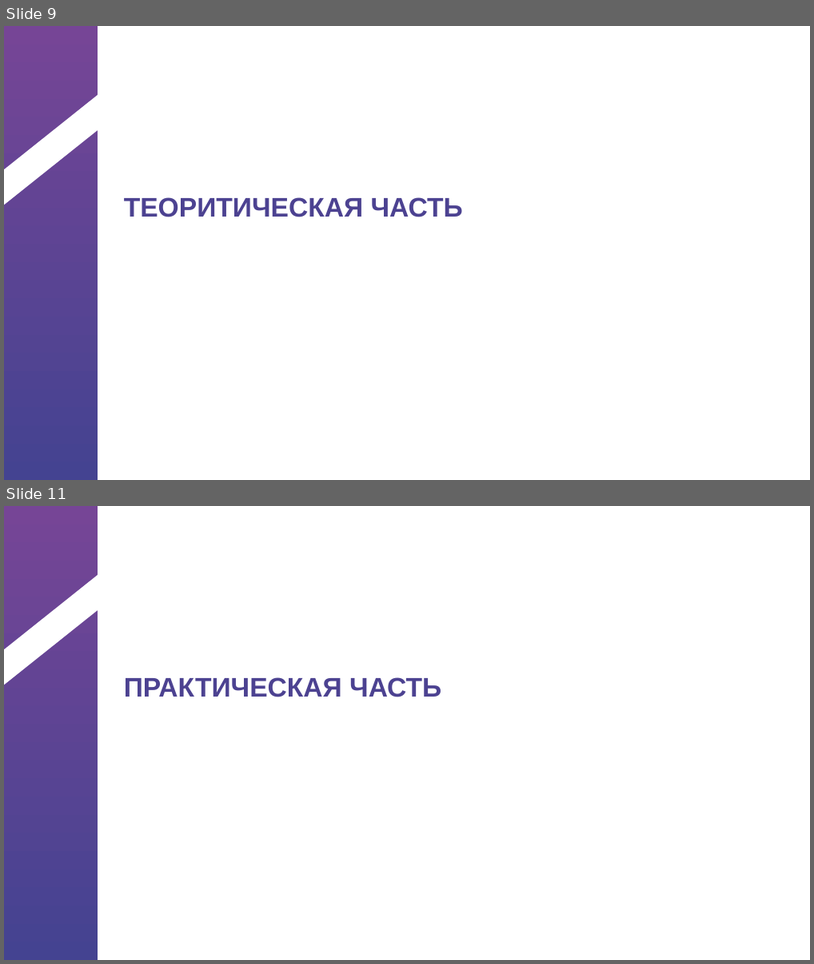
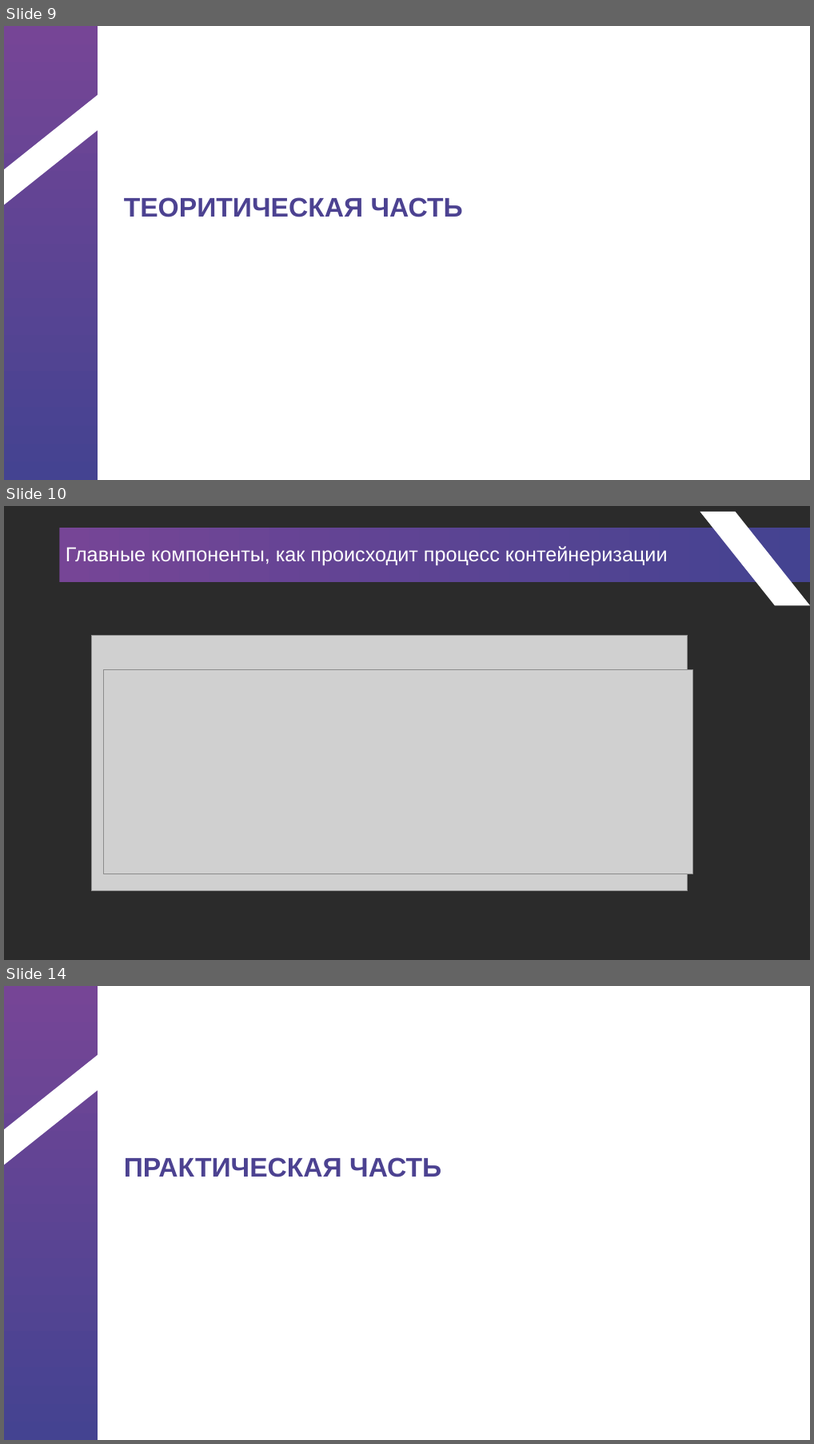
Before and after one commit to gepasgoy/IndividualProject, a slide deck: Шаблон презентации для защиты.pptx. Shown one above the other, each under a label of ours: slides 9 and 11 before the commit, slides 9, 10 and 14 after it; the slides between them are not shown. The pictures are 814x964 and 814x1444 pixels, drawn with LibreOffice and Linux fonts; fonts in the diff are those of the drawing; grey boxes stand for pictures; background and template pictures are left out; a plain dark background stands for a picture behind light text. Boxes give left, top, right and bottom in pixels: in the first picture for what was removed or moved away, otherwise in the second. Text is boxed around its words. In the diff, an @@ line names an element or a change of style, - is before the commit and + after.

```diff
--- a/Шаблон презентации для защиты.pptx
+++ b/Шаблон презентации для защиты.pptx
@@ slide 10 added at box(4, 506, 810, 960), background picture (left out) @@
@@ rectangle added at box(59, 528, 810, 582), fill gradient #764596 to #444391 @@
@@ parallelogram added at box(701, 506, 810, 623), fill #FFFFFF @@
@@ title added at box(66, 546, 668, 566), 24 pt, text #FFFFFF @@
+Главные компоненты, как происходит процесс контейнеризации
@@ picture added at box(92, 635, 688, 891) @@
@@ picture added at box(104, 669, 694, 873) @@
@@ what was slide 11 is now slide 14 @@
```
Also in this commit, not shown: 1 slide changed, 4 other slides added, 1 slide removed, 2 other files.
